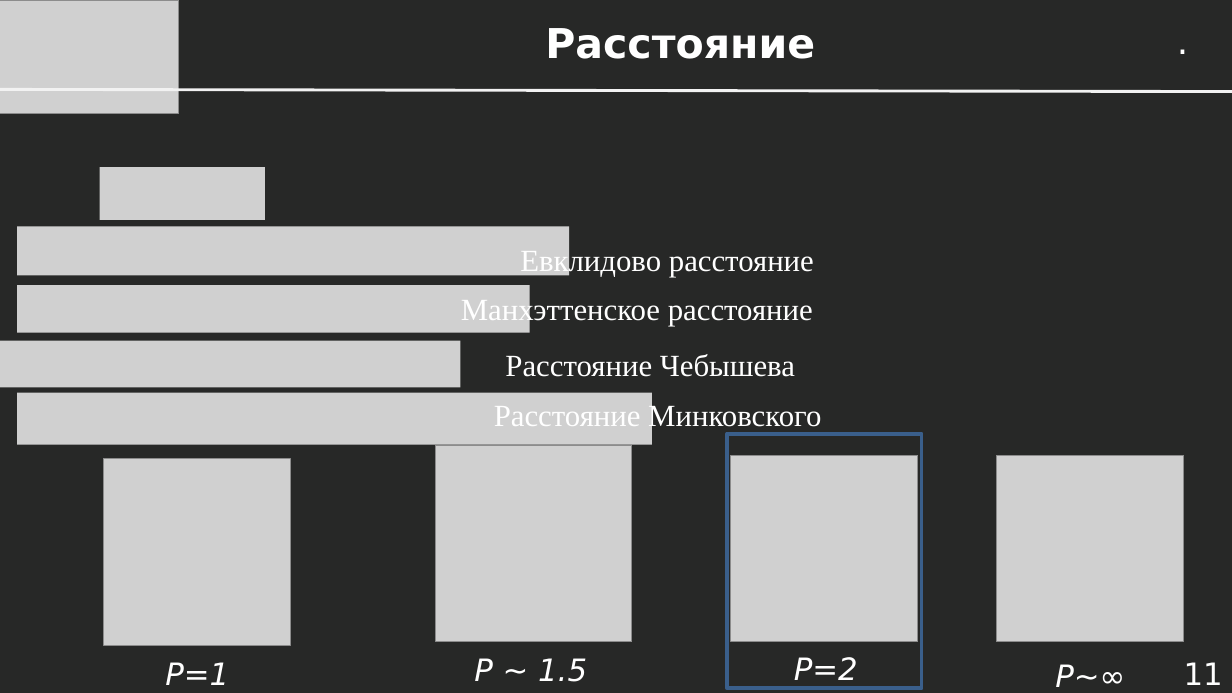
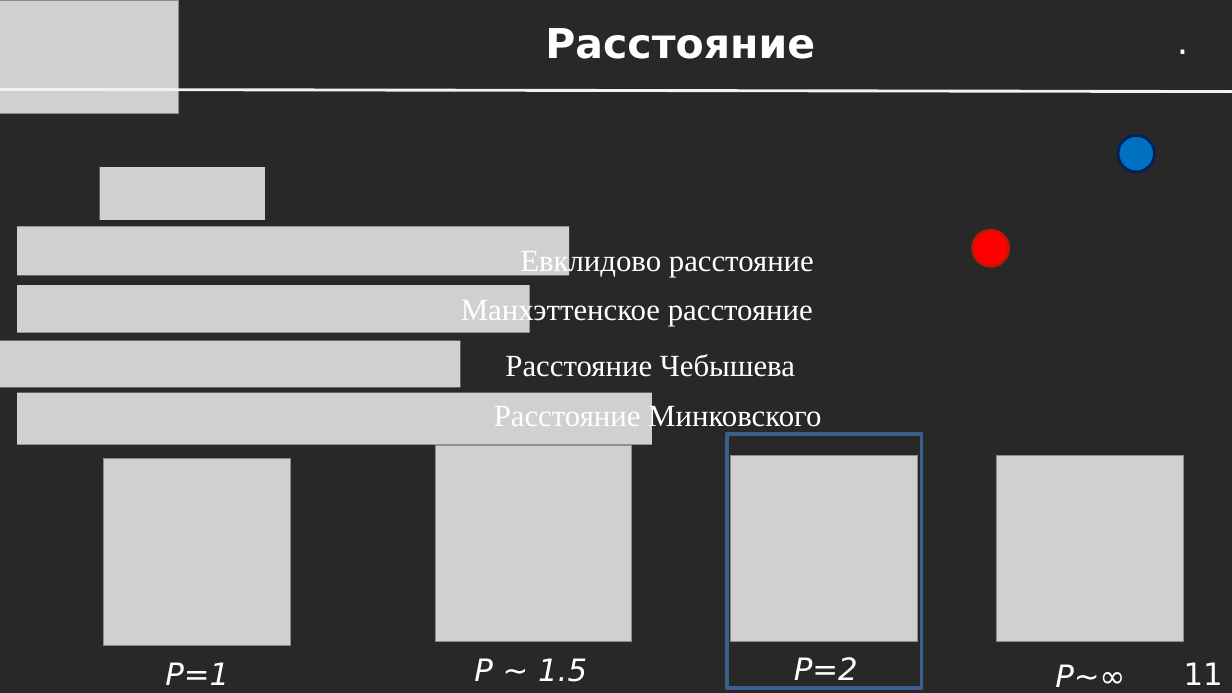
Before and after one commit to dayekb/Study, a slide deck: slide 11 of rus/UrFU/SberML/2023/Presentations/Лекция 1.08 - Кластеризация.pptx. Drawn at 1232x693 pixels with LibreOffice and Linux fonts; fonts in the diff are those of the drawing; grey boxes stand for pictures. Boxes give left, top, right and bottom in pixels: in the first picture for what was removed or moved away, otherwise in the second. Text is boxed around its words. In the diff, an @@ line names an element or a change of style, - is before the commit and + after.

```diff
--- a/rus/UrFU/SberML/2023/Presentations/Лекция 1.08 - Кластеризация.pptx
+++ b/rus/UrFU/SberML/2023/Presentations/Лекция 1.08 - Кластеризация.pptx
@@ ellipse added at <box>1118,136,1154,172</box>, fill #0070C0, outline #002060 2 pt @@
@@ ellipse added at <box>973,230,1009,266</box>, fill #FF0000, outline #BD1705 2 pt @@
```
Also in this commit, not shown: 6 other slides changed, 3 other files.
